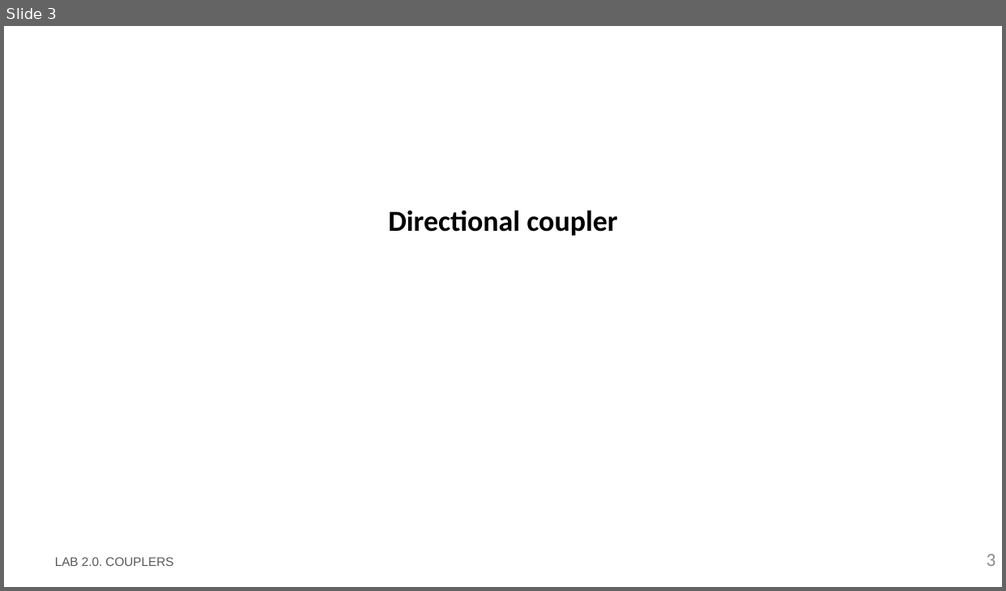
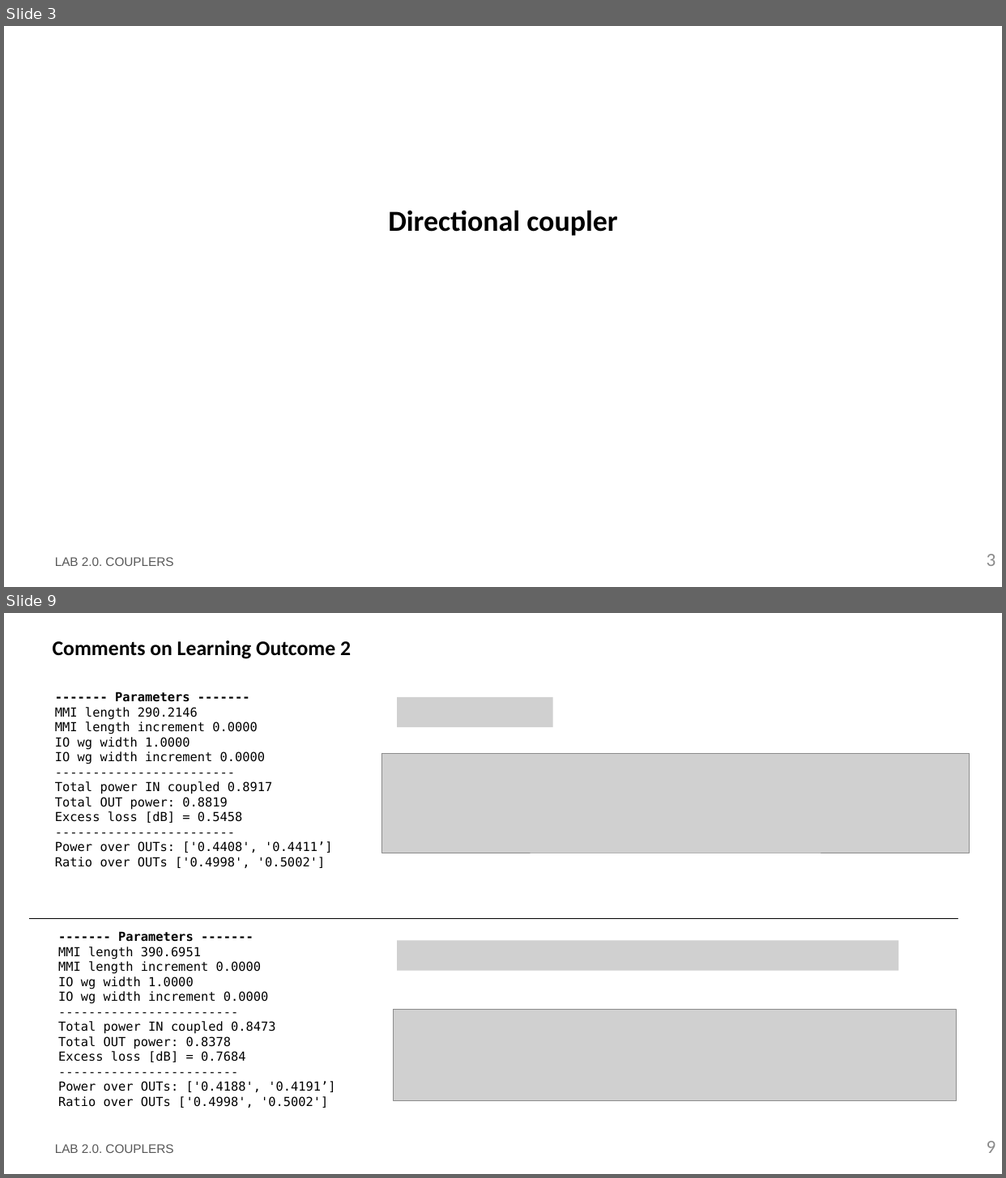
Before and after one commit to sergiipla834/pic-upv-lab2, a slide deck: LabBook_20.pptx. Shown one above the other, each under a label of ours: slide 3 before the commit, slides 3 and 9 after it; the slides between them are not shown. The pictures are 1006x591 and 1006x1178 pixels, drawn with LibreOffice and Linux fonts; fonts in the diff are those of the drawing; grey boxes stand for pictures; background and template pictures are left out. Boxes give left, top, right and bottom in pixels: in the first picture for what was removed or moved away, otherwise in the second. Text is boxed around its words. In the diff, an @@ line names an element or a change of style, - is before the commit and + after.

```diff
--- a/LabBook_20.pptx
+++ b/LabBook_20.pptx
@@ slide 9 added at bbox=[4, 613, 1002, 1174], background #FFFFFF @@
@@ title added at bbox=[53, 641, 351, 659], 20 pt, text #000000, bold @@
+Comments on Learning Outcome 2
@@ text added at bbox=[55, 692, 332, 868], 12 pt, text #000000 @@
+------- Parameters -------
+MMI length 290.2146
+MMI length increment 0.0000
+IO wg width 1.0000
+IO wg width increment 0.0000
+------------------------
+Total power IN coupled 0.8917
+Total OUT power: 0.8819
+Excess loss [dB] = 0.5458
+------------------------
+Power over OUTs: ['0.4408', '0.4411’]
+Ratio over OUTs ['0.4998', '0.5002']
@@ picture added at bbox=[397, 697, 552, 727] @@
@@ picture added at bbox=[381, 753, 969, 853] @@
@@ line added from (28, 918) to (958, 918), #000000 0.75 pt @@
@@ text added at bbox=[58, 931, 335, 1108], 12 pt, text #000000 @@
+------- Parameters -------
+MMI length 390.6951
+MMI length increment 0.0000
+IO wg width 1.0000
+IO wg width increment 0.0000
+------------------------
+Total power IN coupled 0.8473
+Total OUT power: 0.8378
+Excess loss [dB] = 0.7684
+------------------------
+Power over OUTs: ['0.4188', '0.4191’]
+Ratio over OUTs ['0.4998', '0.5002']
@@ picture added at bbox=[397, 941, 898, 971] @@
@@ picture added at bbox=[394, 1010, 957, 1101] @@
@@ text added at bbox=[55, 1144, 173, 1153], 12 pt, text #585858 @@
+LAB 2.0. COUPLERS
@@ page number added at bbox=[987, 1141, 996, 1153], 18 pt, text #8C8C8C @@
+9
```
Also in this commit, not shown: 2 slides changed, 5 other slides added, 1 other file.
